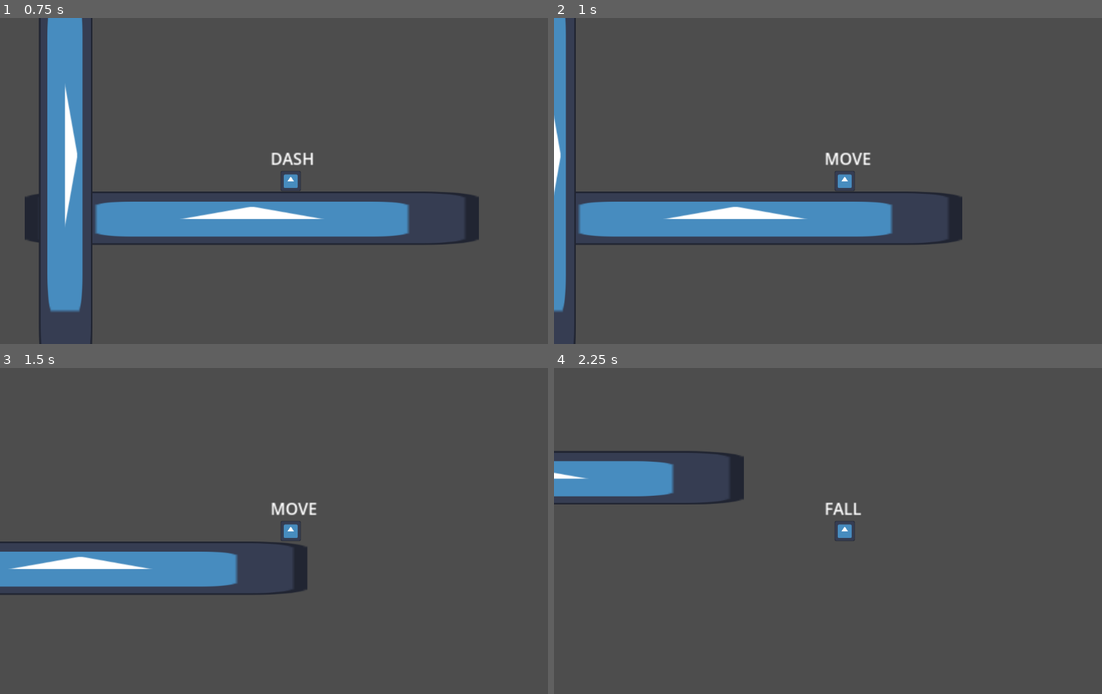
Above: before the commit, frames 1-4 (two rows, left to right).
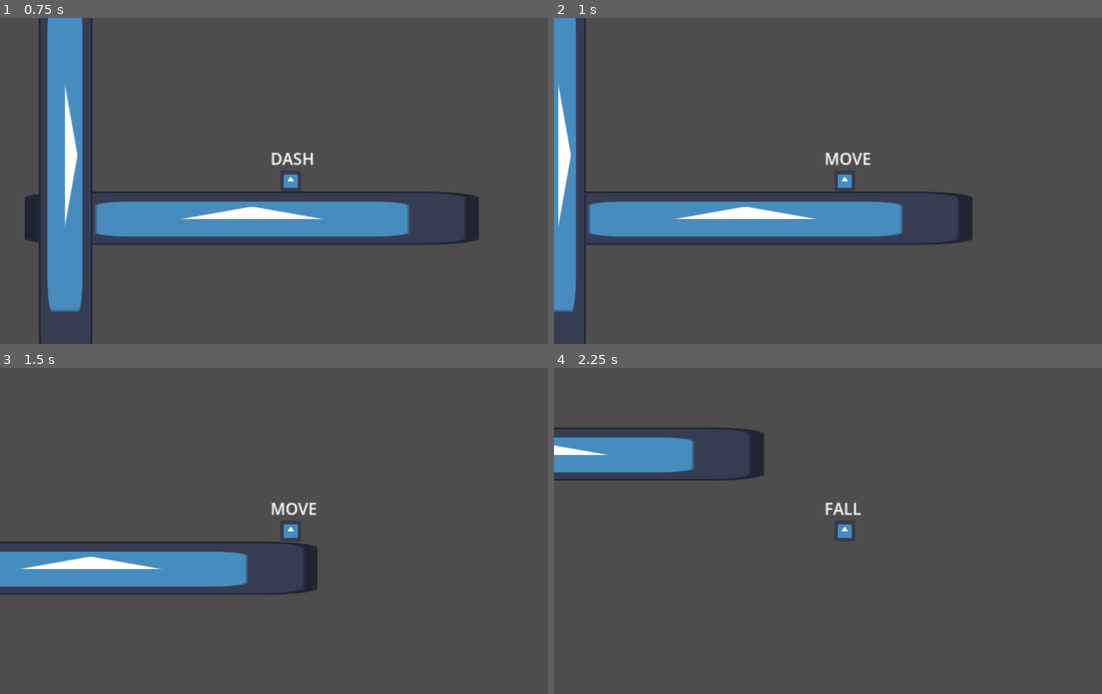
Above: after the commit, the same moments.

Repository: ski-freak/AtniaMania
Game: Godot game, scene res://scenes/environment/world.tscn
Two runs of this game, one before a commit and one after it. Both use one fixed random seed, a clock stepped at 60 frames per second and the inputs below. The engine's default icon, where the game draws it, is replaced by a stand-in: a white triangle on a blue panel in a dark square.
Inputs:
- Up to frame 1 (0.75 s): tap Enter (ui_accept) at 0.5 s; hold Right (MoveRight) from 0.53 s (still down); tap Z (Dash) at 0.6 s
- Up to frame 2 (1 s): keep holding Right (MoveRight); tap Space (Jump) at 0.77 s
- Up to frame 3 (1.5 s): keep holding Right (MoveRight); tap X (Climb) at 1.35 s
- Up to frame 4 (2.25 s): tap Space (Jump) at 1.52 s; tap Z (Dash) at 1.55, 2.1 s; release Right (MoveRight) at 2.03 s; hold Left (MoveLeft) from 2.03 s (still down)

Frame 1 is identical in both runs. In frame 2, 4.0% of the frame differs, in the area x 0-77%, y 0-100%; in frame 3, 1.0%; in frame 4, 5.0%, in the area x 0-39%, y 18-42%.
Error before the commit: Invalid access to property or key 'SLIDE' on a base object of type 'Node (STATES.gd)'. (res://scenes/entities/player/FALL.gd:22)

Commit message:
wall slide state finished

Diff:
--- a/scenes/entities/player/DASH.gd
+++ b/scenes/entities/player/DASH.gd
@@ -3,8 +3,8 @@
 var dash_direction = Vector2.ZERO
 var dash_speed = 400
 var dashing = false
-@export var dash_duration = 0.2
-@onready var DashDuration_timer = $DashDuration
+@export var dash_duration = 0.15 # Determines how long the dash is
+@onready var DashDuration_timer = $DashDuration # we use the dash_duration as an argument for this to set the duration to what we want
 
 func update(delta):
 	if !dashing: # this means if it's = false
--- a/scenes/entities/player/FALL.gd
+++ b/scenes/entities/player/FALL.gd
@@ -1,7 +1,7 @@
 extends "state.gd"
 
 @onready var CoyoteTimer = $CoyoteTimer
-@export var coyote_duration = 0.2
+@export var coyote_duration = 0.1
 
 var can_jump = true
 
@@ -19,10 +19,14 @@
 	return null
 
 func enter_state():
-	if Player.prev_state == STATES.IDLE or Player.prev_state == STATES.MOVE or Player.prev_state == STATES.SLIDE:
+	if Player.prev_state == STATES.IDLE or Player.prev_state == STATES.MOVE or Player.prev_state == STATES.WALLSLIDE:
 		can_jump = true
 		CoyoteTimer.start(coyote_duration)
 	else:
 		can_jump = false
 
 	pass
+
+
+func _on_coyote_timer_timeout() -> void:
+	can_jump = false
--- a/scenes/entities/player/FALL.tscn
+++ b/scenes/entities/player/FALL.tscn
@@ -6,4 +6,6 @@
 script = ExtResource("1_qnp1a")
 
 [node name="CoyoteTimer" type="Timer" parent="."]
-wait_time = 0.2
+wait_time = 0.1
+
+[connection signal="timeout" from="CoyoteTimer" to="." method="_on_coyote_timer_timeout"]
--- a/scenes/entities/player/WALLSLIDE.gd
+++ b/scenes/entities/player/WALLSLIDE.gd
@@ -19,6 +19,8 @@
 			Player.velocity.y = -climb_speed
 		elif Player.movement_input.y > 0:
 			Player.velocity.y = climb_speed
+		else:
+			Player.velocity.y = 0
 	else:
 		player_movement() # Player movement should maybe be run after gravity? This should be made consistent across all states at some point maybe?
 		Player.gravity(delta)
